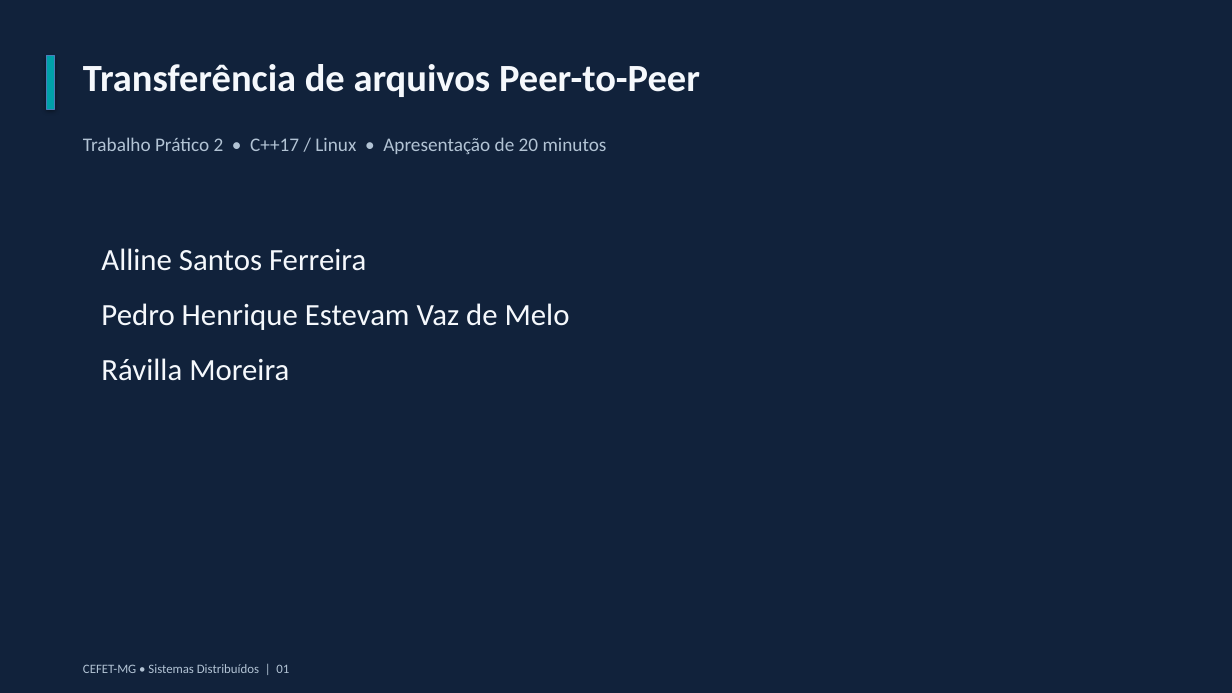
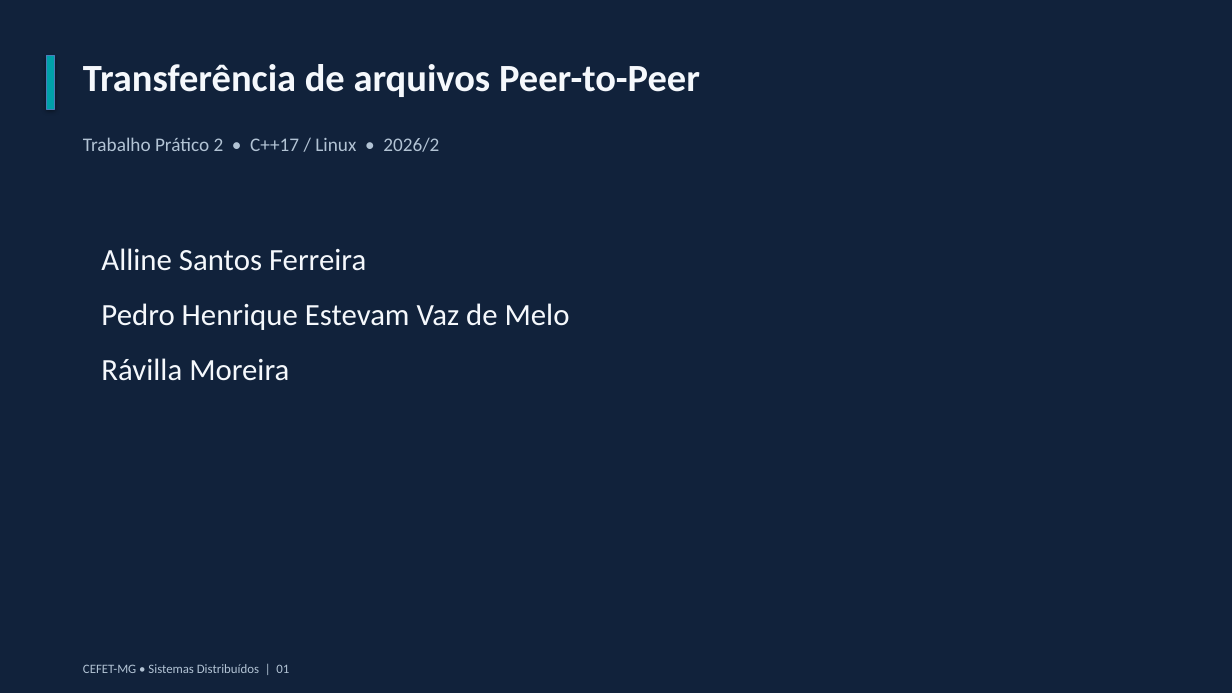
Before and after one commit to allinesferreira/CEFET-SD_TP2, a slide deck: slide 1 of docs/apresentacao.pptx. Drawn at 1232x693 pixels with LibreOffice and Linux fonts; fonts in the diff are those of the drawing. Boxes give left, top, right and bottom in pixels: in the first picture for what was removed or moved away, otherwise in the second. Text is boxed around its words. In the diff, an @@ line names an element or a change of style, - is before the commit and + after.

```diff
--- a/docs/apresentacao.pptx
+++ b/docs/apresentacao.pptx
@@ text at [83,137,439,152]: text changed @@
-Trabalho Prático 2 • C++17 / Linux • Apresentação de 20 minutos
+Trabalho Prático 2 • C++17 / Linux • 2026/2
```
Also in this commit, not shown: 9 other slides changed.
